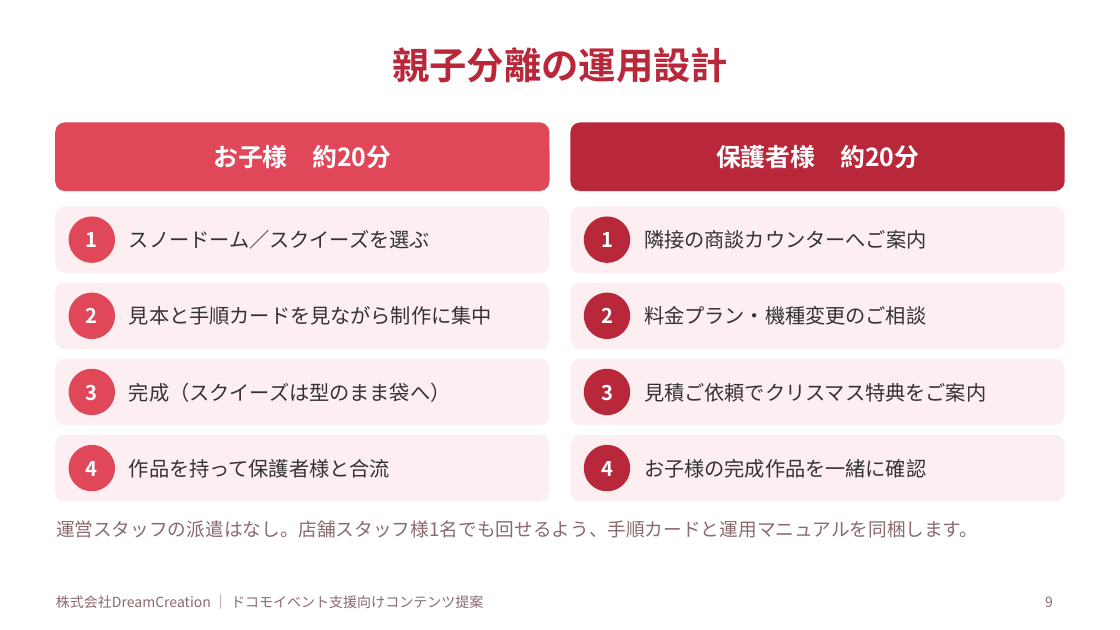
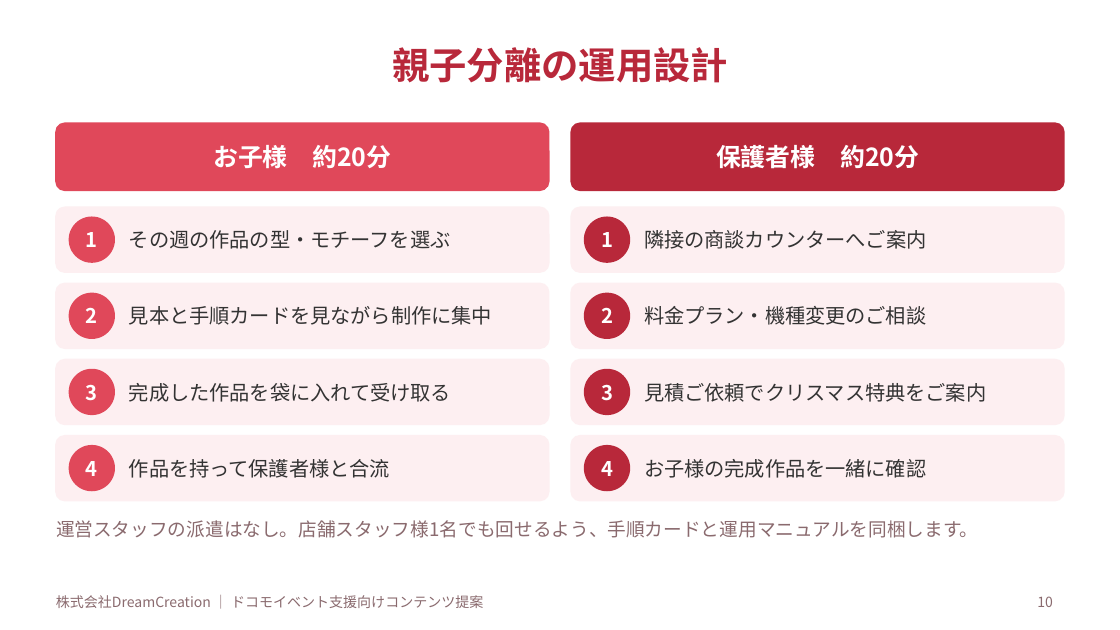
Before and after one commit to lunamax77/-next-vision, a slide deck: slide 10 of docs/proposals/2026-12_docomo_christmas-ws/企画書_NTTドコモ_クリスマスWS.pptx (slide 9 before the commit). Drawn at 1120x630 pixels with LibreOffice and Linux fonts; fonts in the diff are those of the drawing. Boxes give left, top, right and bottom in pixels: in the first picture for what was removed or moved away, otherwise in the second. Text is boxed around its words. In the diff, an @@ line names an element or a change of style, - is before the commit and + after.

```diff
--- a/docs/proposals/2026-12_docomo_christmas-ws/企画書_NTTドコモ_クリスマスWS.pptx
+++ b/docs/proposals/2026-12_docomo_christmas-ws/企画書_NTTドコモ_クリスマスWS.pptx
@@ text at box(129, 230, 451, 249): text changed @@
-スノードーム／スクイーズを選ぶ
+その週の作品の型・モチーフを選ぶ
@@ text at box(129, 383, 451, 402): text changed @@
-完成（スクイーズは型のまま袋へ）
+完成した作品を袋に入れて受け取る
@@ page number at box(1037, 596, 1053, 607): text changed @@
-9
+10
```
Also in this commit, not shown: 6 other slides changed, 1 slide added, 4 other files.
